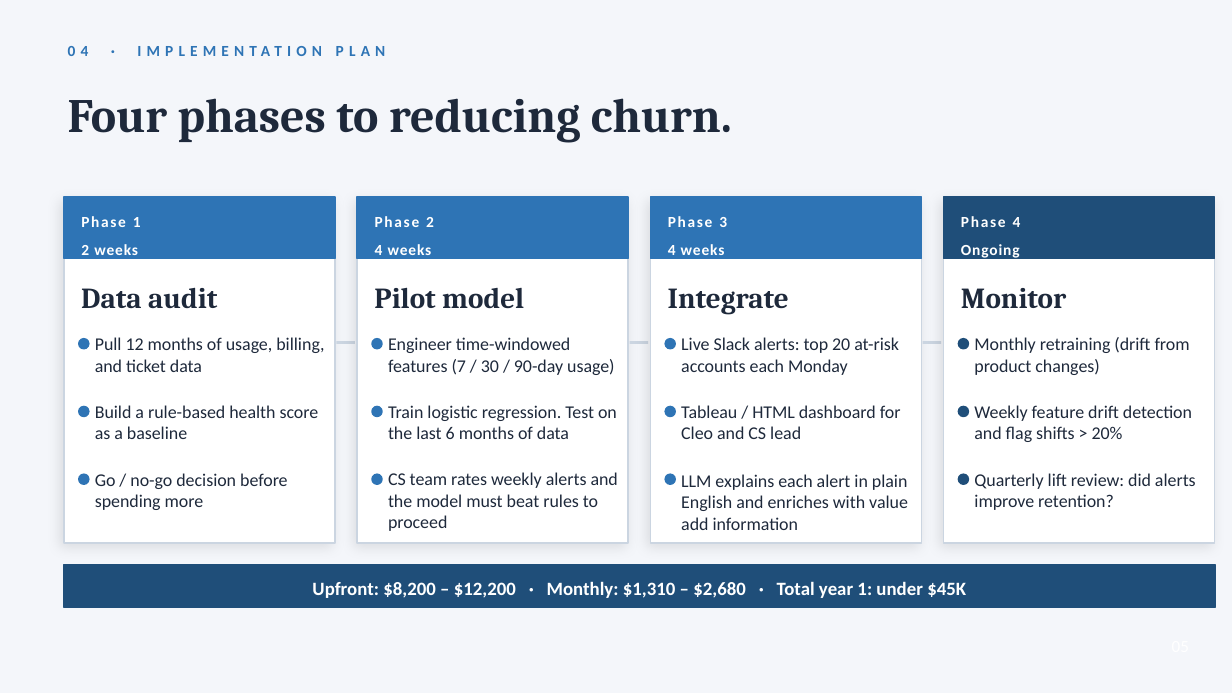
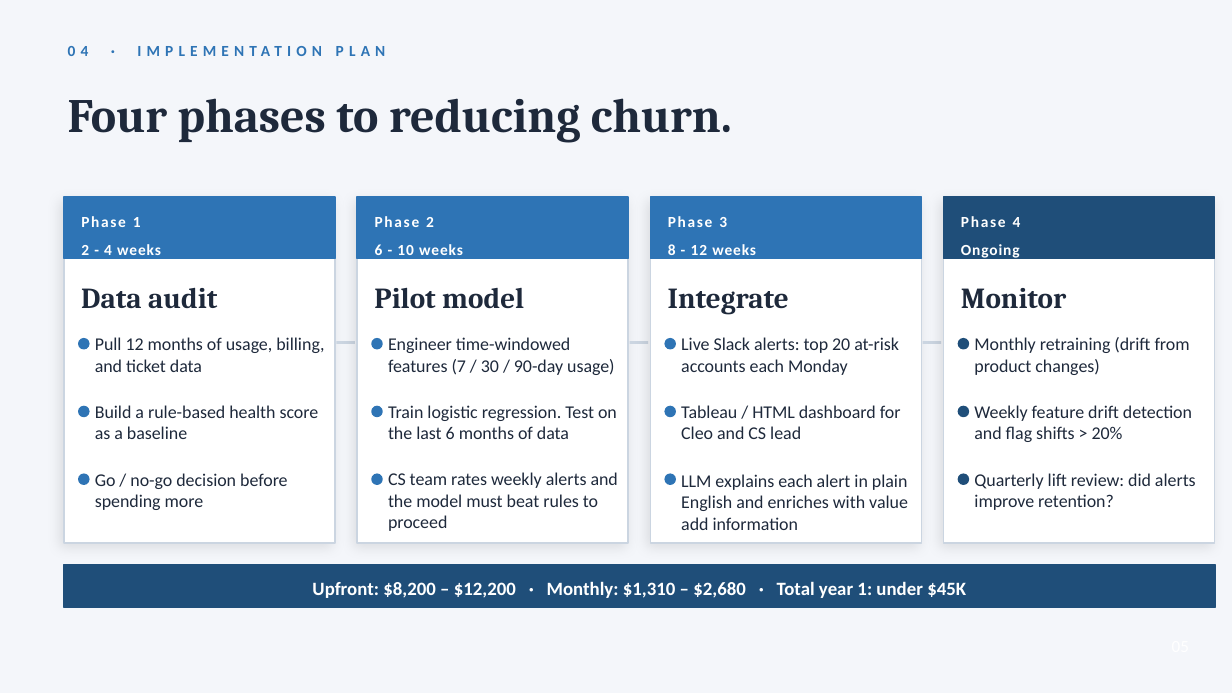
Before and after one commit to MAVA0707/Deliverables, a slide deck: slide 4 of Week 8/Project 5/Ravenstack_Churn_Pitch_v2.pptx. Drawn at 1232x693 pixels with LibreOffice and Linux fonts; fonts in the diff are those of the drawing. Boxes give left, top, right and bottom in pixels: in the first picture for what was removed or moved away, otherwise in the second. Text is boxed around its words. In the diff, an @@ line names an element or a change of style, - is before the commit and + after.

```diff
--- a/Week 8/Project 5/Ravenstack_Churn_Pitch_v2.pptx
+++ b/Week 8/Project 5/Ravenstack_Churn_Pitch_v2.pptx
@@ text at bbox=[81, 244, 161, 255]: text changed @@
-2 weeks
+2 - 4 weeks
@@ text at bbox=[375, 244, 463, 255]: text changed @@
-4 weeks
+6 - 10 weeks
@@ text at bbox=[668, 244, 756, 255]: text changed @@
-4 weeks
+8 - 12 weeks
```
Also in this commit, not shown: 1 other file.
